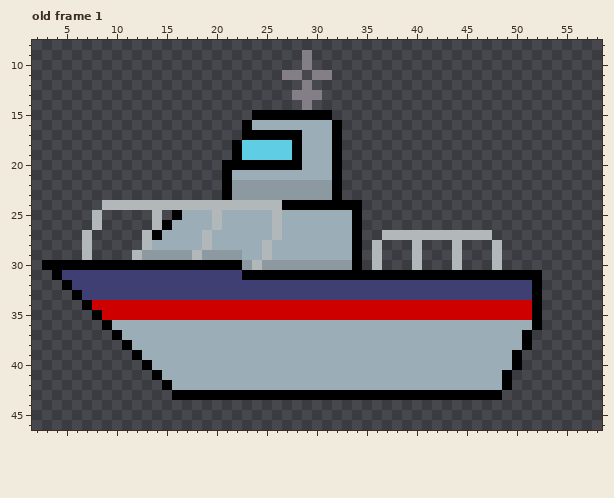
Pixel-art file, stored at assets/sprites/boat.aseprite. The picture above is the old version.
64x64 pixels, 1 frame. Shown: old frame 1: x 2..58, y 8..46. The commit also changed other frames, which this record leaves out.
After the commit:
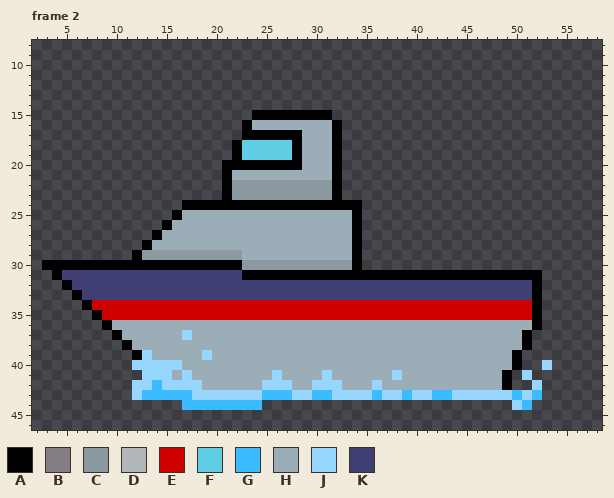
Palette (. is transparent): A #000000  B #847e87  C #8d99a0  D #b2b7ba  E #cf0000  F #5fcde4  G #3bbbff  H #9badb7  J #96d6ff  K #3f3f74
A new or re-ordered frame is compared with the old frame closest to it.
Change:
{"change": "frames 1 -> 7"}
{"change": "layer \"Idle\" added"}
{"change": "layer \"Move\" added"}
{"change": "layer \"Layer 1\" removed"}
{"change": "layer \"Layer 3\" removed"}
{"change": "layer \"Layer 2\" removed"}
{"where": "frame 2 is new; against old frame 1"}
{"frame":2,"y":9,"x":29,"old":"B","new":"."}
{"frame":2,"y":10,"x":29,"old":"B","new":"."}
{"frame":2,"y":11,"x":27,"old":"BB","new":".."}
{"frame":2,"y":11,"x":30,"old":"BB","new":".."}
{"frame":2,"y":12,"x":29,"old":"B","new":"."}
{"frame":2,"y":13,"x":28,"old":"BBB","new":"..."}
{"frame":2,"y":14,"x":29,"old":"B","new":"."}
{"frame":2,"y":24,"x":9,"old":"DDDDDDDDDDDDDDDDDD","new":"........AAAAAAAAAA"}
{"frame":2,"y":25,"x":8,"old":"D","new":"."}
{"frame":2,"y":25,"x":14,"old":"D","new":"."}
{"frame":2,"y":25,"x":20,"old":"D","new":"H"}
{"frame":2,"y":25,"x":26,"old":"D","new":"H"}
{"frame":2,"y":26,"x":8,"old":"D","new":"."}
{"frame":2,"y":26,"x":14,"old":"D","new":"."}
{"frame":2,"y":26,"x":20,"old":"D","new":"H"}
{"frame":2,"y":26,"x":26,"old":"D","new":"H"}
{"frame":2,"y":27,"x":7,"old":"D","new":"."}
{"frame":2,"y":27,"x":13,"old":"D","new":"."}
{"frame":2,"y":27,"x":19,"old":"D","new":"H"}
{"frame":2,"y":27,"x":26,"old":"D","new":"H"}
{"frame":2,"y":27,"x":37,"old":"DDDDDDDDDDD","new":"..........."}
{"frame":2,"y":28,"x":7,"old":"D","new":"."}
{"frame":2,"y":28,"x":13,"old":"D","new":"A"}
{"frame":2,"y":28,"x":19,"old":"D","new":"H"}
{"frame":2,"y":28,"x":25,"old":"D","new":"H"}
{"frame":2,"y":28,"x":36,"old":"D","new":"."}
{"frame":2,"y":28,"x":40,"old":"D","new":"."}
{"frame":2,"y":28,"x":44,"old":"D","new":"."}
{"frame":2,"y":28,"x":48,"old":"D","new":"."}
{"frame":2,"y":29,"x":7,"old":"D","new":"."}
{"frame":2,"y":29,"x":12,"old":"D","new":"A"}
{"frame":2,"y":29,"x":18,"old":"D","new":"C"}
{"frame":2,"y":29,"x":25,"old":"D","new":"H"}
{"frame":2,"y":29,"x":36,"old":"D","new":"."}
{"frame":2,"y":29,"x":40,"old":"D","new":"."}
{"frame":2,"y":29,"x":44,"old":"D","new":"."}
{"frame":2,"y":29,"x":48,"old":"D","new":"."}
{"frame":2,"y":30,"x":24,"old":"D","new":"C"}
{"frame":2,"y":30,"x":36,"old":"D","new":"."}
{"frame":2,"y":30,"x":40,"old":"D","new":"."}
{"frame":2,"y":30,"x":44,"old":"D","new":"."}
{"frame":2,"y":30,"x":48,"old":"D","new":"."}
{"frame":2,"y":37,"x":17,"old":"H","new":"J"}
{"frame":2,"y":39,"x":13,"old":"H","new":"J"}
{"frame":2,"y":39,"x":19,"old":"H","new":"J"}
{"frame":2,"y":40,"x":12,"old":".AHHH","new":"JJJJJ"}
{"frame":2,"y":40,"x":53,"old":".","new":"J"}
{"frame":2,"y":41,"x":13,"old":".AH","new":"JJJ"}
{"frame":2,"y":41,"x":17,"old":"H","new":"J"}
{"frame":2,"y":41,"x":26,"old":"H","new":"J"}
{"frame":2,"y":41,"x":31,"old":"H","new":"J"}
{"frame":2,"y":41,"x":38,"old":"H","new":"J"}
{"frame":2,"y":41,"x":51,"old":".","new":"J"}
{"frame":2,"y":42,"x":12,"old":"...AHHH","new":"JJGJJJJ"}
{"frame":2,"y":42,"x":25,"old":"HHH","new":"JJJ"}
{"frame":2,"y":42,"x":30,"old":"HHH","new":"JJJ"}
{"frame":2,"y":42,"x":36,"old":"H","new":"J"}
{"frame":2,"y":42,"x":52,"old":".","new":"J"}
{"frame":2,"y":43,"x":12,"old":"....AAAAAAAAAAAAAAAAAAAAAAAAAAAAAAAAA....","new":"JGGGGGJJJJJJJGGGJJGGJJJJGJJGJJGGJJJJJJGJG"}
{"frame":2,"y":44,"x":17,"old":"........","new":"GGGGGGGG"}
{"frame":2,"y":44,"x":50,"old":"..","new":"JG"}
{"label":"erased","picture_box":[282,50,332,110]}
{"label":"changed","picture_box":[82,200,282,270]}
{"label":"erased","picture_box":[372,230,502,270]}
{"label":"changed","picture_box":[132,330,552,410]}
